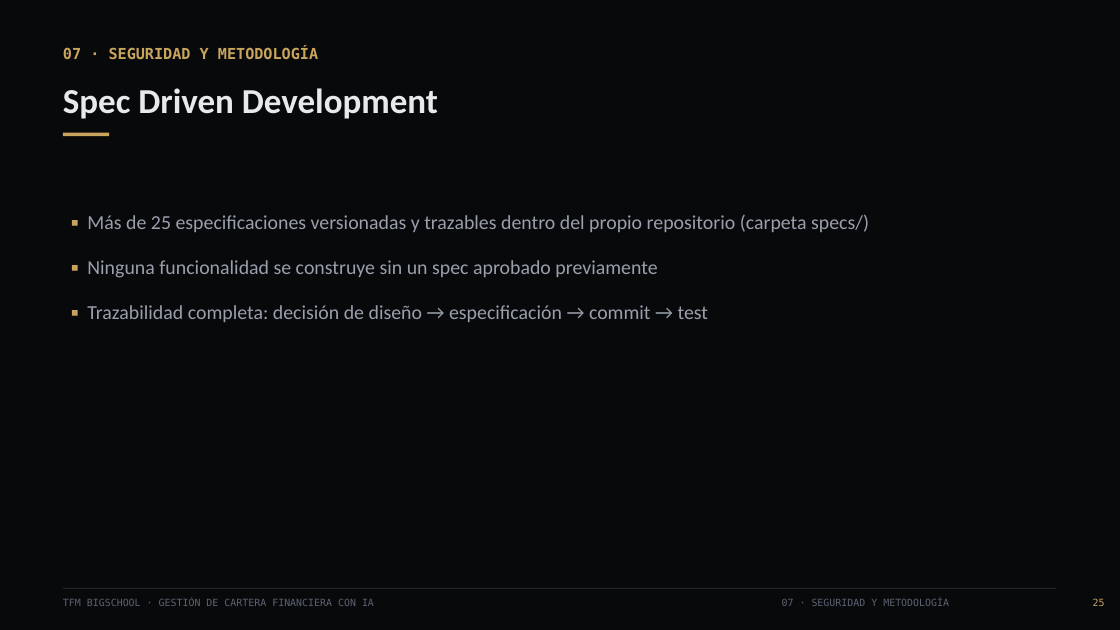
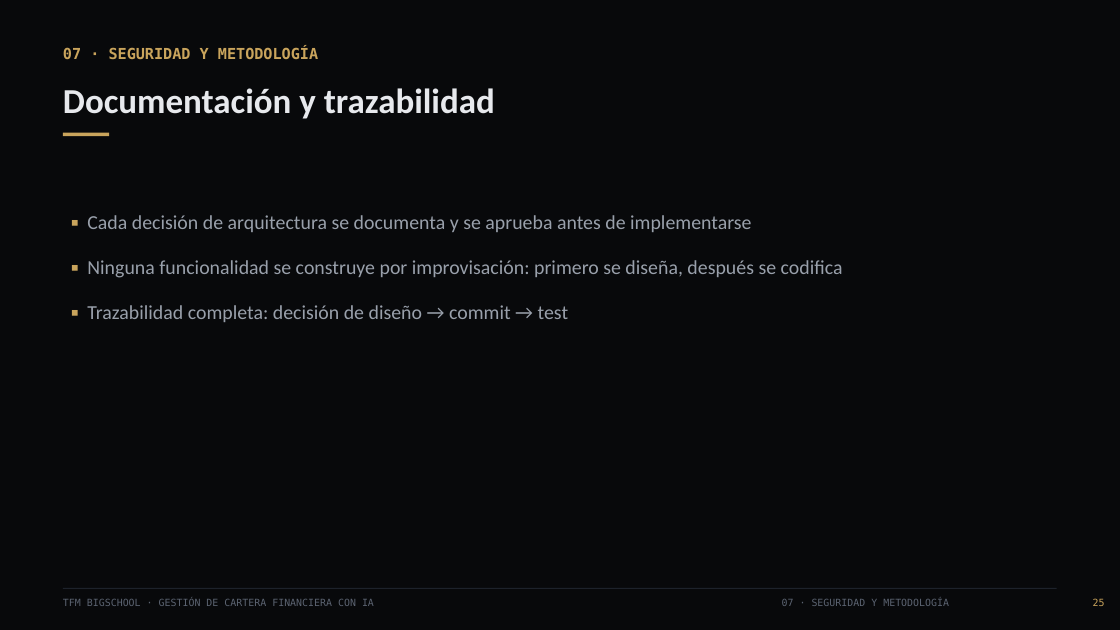
Before and after one commit to romercepeda/TFM_BigSchool, a slide deck: slide 26 of presentacion/TFM_BigSchool_Presentacion.pptx. Drawn at 1120x630 pixels with LibreOffice and Linux fonts; fonts in the diff are those of the drawing. Boxes give left, top, right and bottom in pixels: in the first picture for what was removed or moved away, otherwise in the second. Text is boxed around its words. In the diff, an @@ line names an element or a change of style, - is before the commit and + after.

```diff
--- a/presentacion/TFM_BigSchool_Presentacion.pptx
+++ b/presentacion/TFM_BigSchool_Presentacion.pptx
@@ text at box(63, 88, 495, 119): text changed @@
-Spec Driven Development
+Documentación y trazabilidad
@@ text at box(87, 215, 843, 322): text changed @@
-▪ Más de 25 especificaciones versionadas y trazables dentro del propio repositorio (carpeta specs/)
-▪ Ninguna funcionalidad se construye sin un spec aprobado previamente
-▪ Trazabilidad completa: decisión de diseño → especificación → commit → test
+▪ Cada decisión de arquitectura se documenta y se aprueba antes de implementarse
+▪ Ninguna funcionalidad se construye por improvisación: primero se diseña, después se codifica
+▪ Trazabilidad completa: decisión de diseño → commit → test
```
Also in this commit, not shown: 12 other slides changed, 27 other files.
